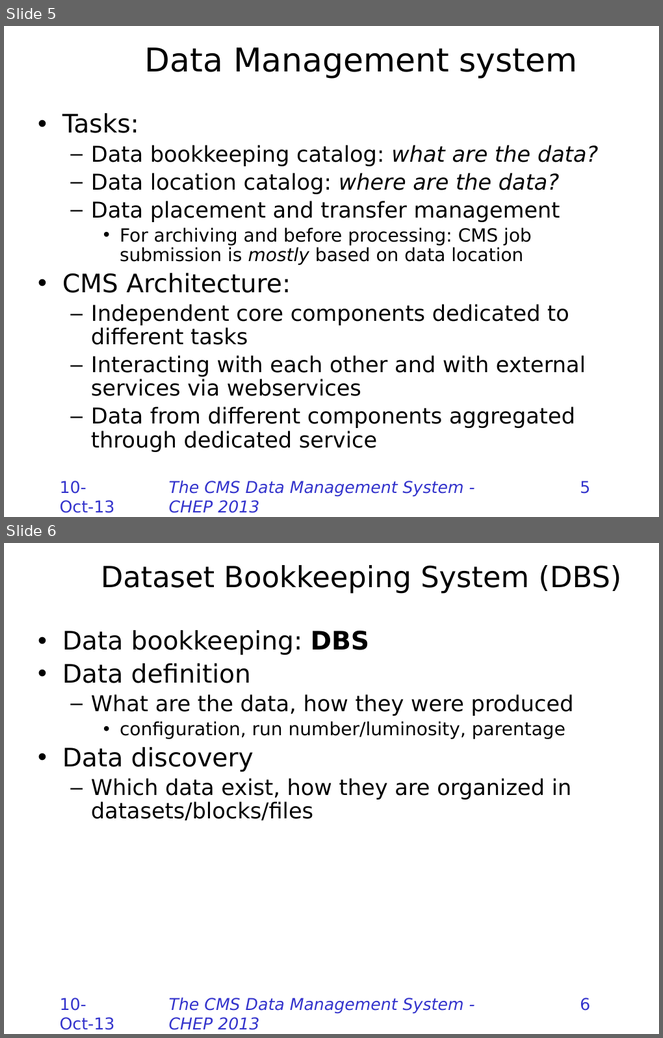
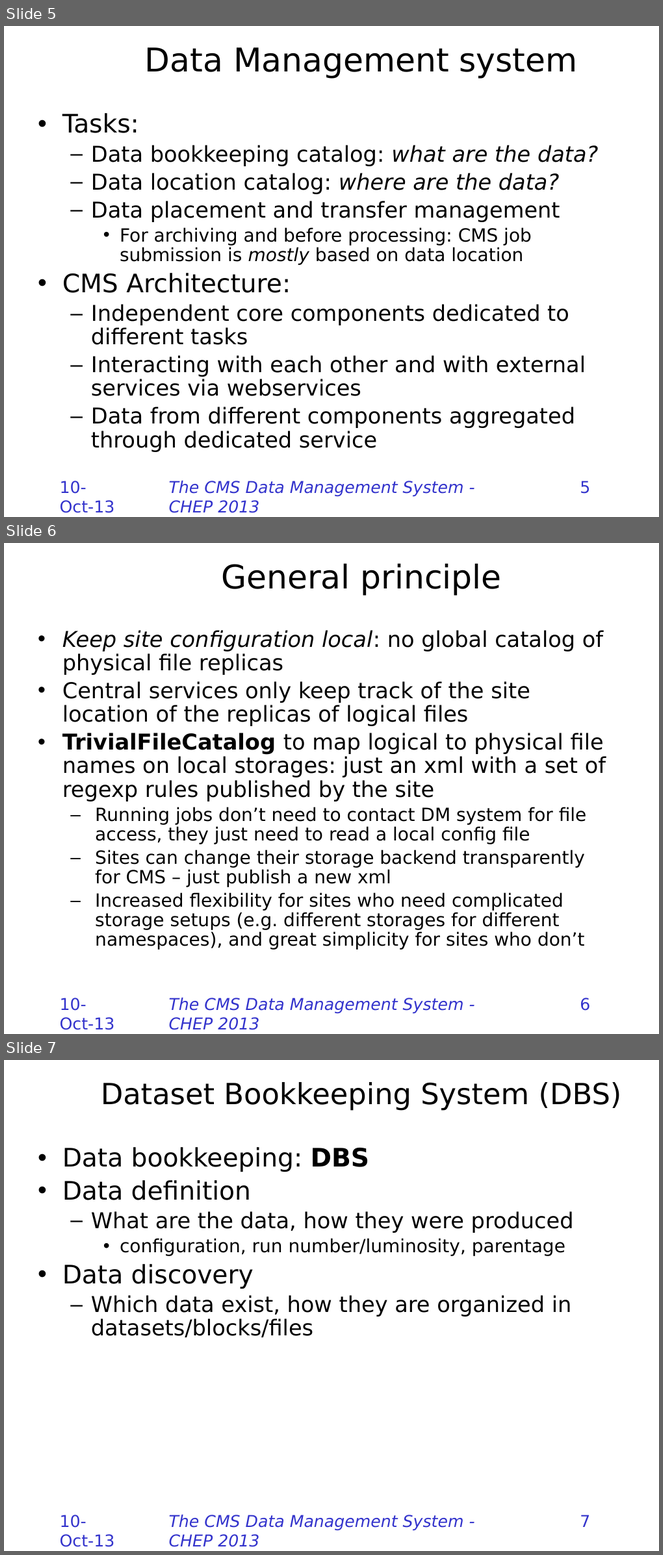
Before and after one commit to TonyWildish/CHEP-2013-DMWM, a slide deck: CMS-Data-Management/Slides/The CMS Data Management System.pptx. Shown one above the other, each under a label of ours: slides 5 and 6 before the commit, slides 5, 6 and 7 after it. The pictures are 663x1038 and 663x1555 pixels, drawn with LibreOffice and Linux fonts; fonts in the diff are those of the drawing; background and template pictures are left out. Boxes give left, top, right and bottom in pixels: in the first picture for what was removed or moved away, otherwise in the second. Text is boxed around its words. In the diff, an @@ line names an element or a change of style, - is before the commit and + after.

```diff
--- a/CMS-Data-Management/Slides/The CMS Data Management System.pptx
+++ b/CMS-Data-Management/Slides/The CMS Data Management System.pptx
@@ slide 6 added at (4, 543, 659, 1034), background #FFFFFF @@
@@ text added at (221, 563, 502, 596), 36 pt, text #000000 @@
+General principle
@@ text added at (62, 630, 606, 950), 20 pt, text #000000 @@
+• Keep site configuration local: no global catalog of physical file replicas
+• Central services only keep track of the site location of the replicas of logical files
+    • TrivialFileCatalog to map logical to physical file names on local storages: just an xml with a set of regexp rules published by the site
+      – Running jobs don’t need to contact DM system for file access, they just need to read a local config file
+      – Sites can change their storage backend transparently for CMS – just publish a new xml
+      – Increased flexibility for sites who need complicated storage setups (e.g. different storages for different namespaces), and great simplicity for sites who don’t
@@ text added at (60, 998, 115, 1031), 18 pt, text #3333CC @@
+10-Oct-13
@@ text added at (169, 998, 464, 1031), 18 pt, text #3333CC, italic @@
+The CMS Data Management System - CHEP 2013
@@ page number added at (580, 998, 590, 1011), 18 pt, text #3333CC @@
+6
@@ what was slide 6 is now slide 7 @@
@@ page number at (580, 1515, 590, 1527): text changed @@
-6
+7
```
Also in this commit, not shown: 14 slides changed.
